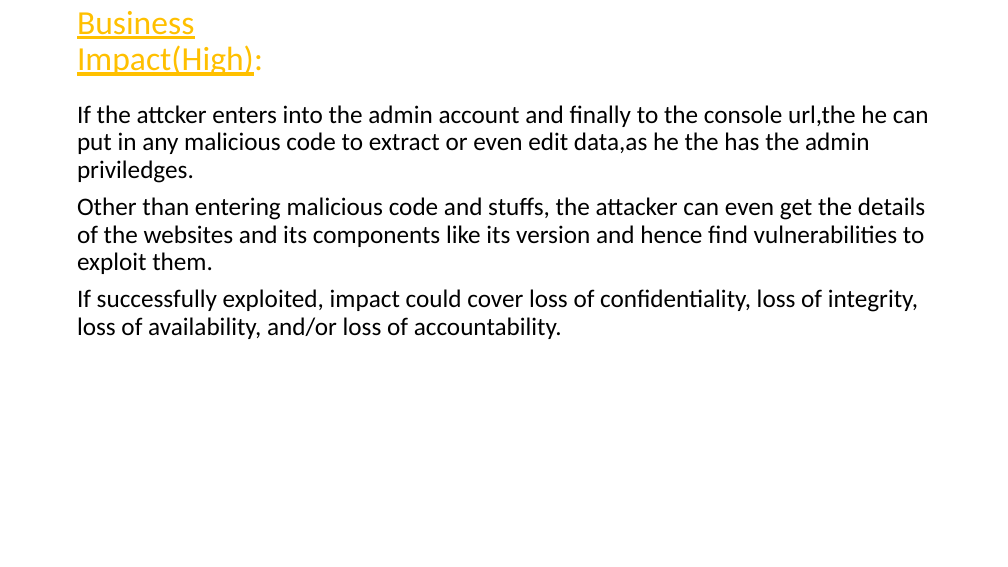
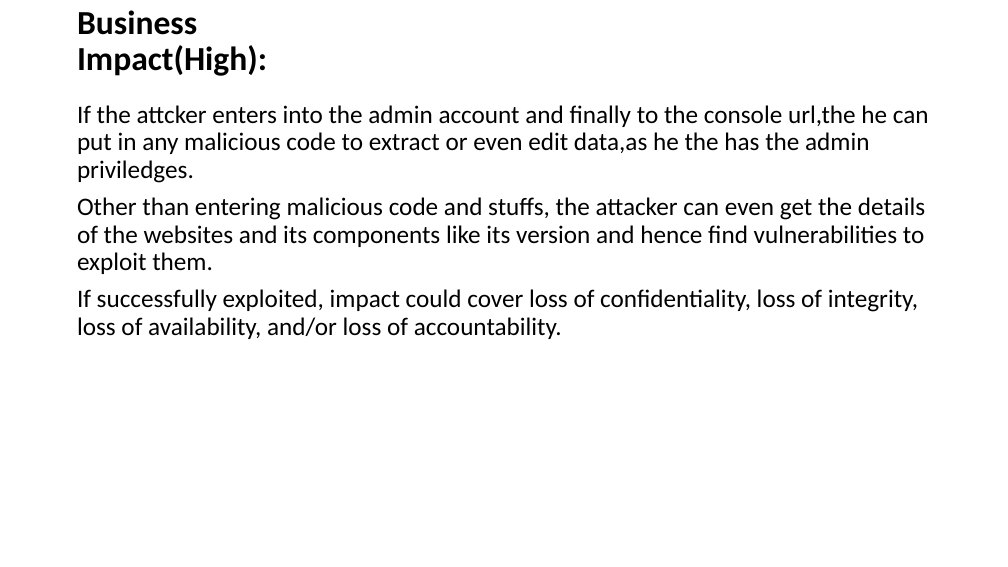
Before and after one commit to RocktimRajkumar/CEH-hack-a-thon, a slide deck: slide 35 of reports/Lifestyle Store/LifeStyle Store Application Reports.pptx (slide 42 before the commit). Drawn at 1008x567 pixels with LibreOffice and Linux fonts; fonts in the diff are those of the drawing. Boxes give left, top, right and bottom in pixels: in the first picture for what was removed or moved away, otherwise in the second. Text is boxed around its words. In the diff, an @@ line names an element or a change of style, - is before the commit and + after.

```diff
--- a/reports/Lifestyle Store/LifeStyle Store Application Reports.pptx
+++ b/reports/Lifestyle Store/LifeStyle Store Application Reports.pptx
@@ title "Business Impact(High):" at <box>77,10,267,76</box>: text colour #FFC000 to #000000, bold on, underline off @@
```
Also in this commit, not shown: 5 other slides changed, 1 slide removed.
